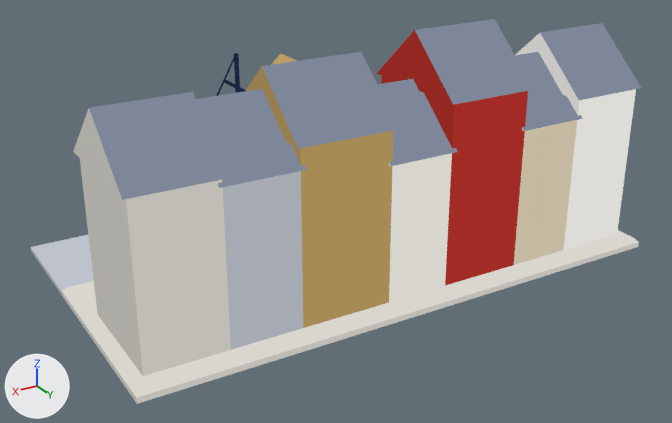
The glTF model plugins/postcard/skills/postcard/kit/art/3d/copenhagen.glb as it was, and as the next commit left it.
Both versions are drawn from a 50 mm camera at (35.7, 59.4, 33.1) aimed at (1.2, 1.9, 4.3). Arrows for +X, +Y and +Z are at lower left; the lights stay in place. The first picture is the older version. Vertices at exactly the same position are counted once.

Objects in the first picture: 'model'.
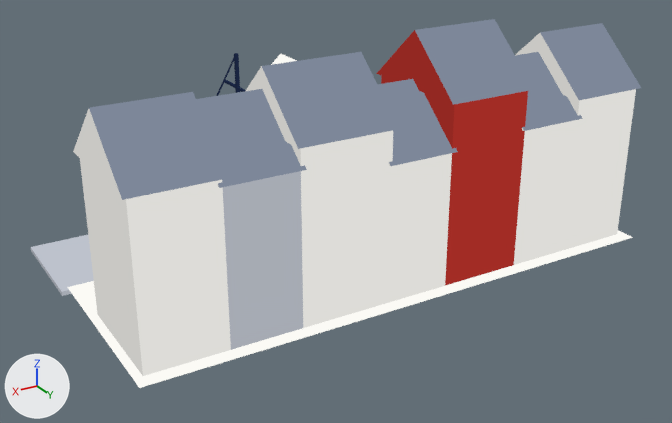
The newer file is also turned or shifted as a whole; pictures and numbers use the older file's frame.

Edits to the bpy script that builds the scene:
```text
Change mat_material_12:
    where n0 = _N.new('ShaderNodeEmission'); n0.name = 'Emission'
    n0.inputs[0].default_value: (0.561, 0.493, 0.359, 1.0) -> (0.361, 0.0252, 0.0185, 1.0)  # 'Color', beige #c5baa2 -> 'Color', red #a22c25
Change mat_material_14:
    where n0 = _N.new('ShaderNodeEmission'); n0.name = 'Emission'
    n0.inputs[0].default_value: (0.293, 0.0212, 0.0157, 1.0) -> (0.309, 0.328, 0.367, 1.0)  # 'Color', red #932822 -> 'Color', grey #979ba3
Change mat_material_15:
    where n0 = _N.new('ShaderNodeEmission'); n0.name = 'Emission'
    n0.inputs[0].default_value: (0.361, 0.0252, 0.0185, 1.0) -> (0.382, 0.405, 0.454, 1.0)  # 'Color', red #a22c25 -> 'Color', grey #a6abb4
Change mat_material_18:
    where n0 = _N.new('ShaderNodeEmission'); n0.name = 'Emission'
    n0.inputs[0].default_value: (0.678, 0.665, 0.617, 1.0) -> (0.0101, 0.0185, 0.053, 1.0)  # 'Color', light grey #d7d5ce -> 'Color', dark blue #1a2541
Change me_mesh_0:
    used by ob_model
    remove me_mesh_0.from_pydata(...)  # 726 vertices, 1112 faces, 220 loose edges; spans x -21.6..21.6, y -12.5..12.5, z 0.0..19.0
    add me_mesh_0.from_pydata(...)  # 720 vertices, 1094 faces, 213 loose edges; spans x -21.6..21.6, y -12.5..12.1, z 0.0..19.0
    me_mesh_0 part 1
    6 vertices are removed from x -21.6..21.6, y -3.5..12.5, z 0.0..0.4
    18 faces are deleted
    7 loose edges are deleted
    4 vertices in x 4.6..11.6, y -7.8, z 3.0..15.2 move by (0.0, -0.2, 0.0)
    4 vertices move within x 4.6..11.6, y -7.9, z 3.0..15.2
    me_mesh_0 part 2: 5 faces spanning x -14.9..-9.4, y 1.7..11.2, z 0.8..16.0 switch from mat_material_12 to mat_material_1
    me_mesh_0 part 3: 5 faces spanning x -9.7..-2.8, y 1.7..11.2, z 0.8..19.0 switch from mat_material_15 to mat_material_12
    me_mesh_0 part 4: 5 faces spanning x -3.1..2.2, y 1.7..11.2, z 0.8..15.5 switch from mat_material_18 to mat_material_1
    me_mesh_0 part 5: 14 faces spanning x 2.2..9.5, y 1.7..11.2, z 0.8..18.0 switch from mat_material_20 to mat_material_0
    me_mesh_0 part 6: 10 faces spanning x 1.9..9.2, y 1.7..11.2, z 0.8..18.0 switch from mat_material_21 to mat_material_1
    me_mesh_0 part 7: 6 faces spanning x 2.2..9.2, y 1.9..11.0, z 13.8..17.4 switch from mat_material_22 to mat_material_2
    me_mesh_0 part 8: 9 faces spanning x -21.6..21.6, y -12.5..11.2, z 0.0..16.5 switch from mat_material_24 to mat_material_15
    me_mesh_0 part 9: 7 faces spanning x 14.6..20.9, y 1.7..11.2, z 0.8..17.0 switch from mat_material_26 to mat_material_0
    me_mesh_0 part 10: 5 faces spanning x 14.3..20.6, y 1.7..11.2, z 0.8..17.0 switch from mat_material_27 to mat_material_1
    me_mesh_0 part 11: 4 faces spanning x -21.2..21.2, y -3.1..12.1, z 0.8..12.8 switch from mat_material_28 to mat_material_2
    remove me_mesh_0.materials.append(mat_material_23)
    remove me_mesh_0.materials.append(mat_material_25)
    remove me_mesh_0.materials.append(mat_material_29)
    remove me_mesh_0.materials.append(mat_material_30)
    remove me_mesh_0.materials.append(mat_material_31)
```

Where the change shows, as pixel boxes [x1, y1, x2, y2] in the pictures (672 x 423 px; the box of a moved part takes in the faces that stretch with it):
'model', recoloured, reshaped (lighter): before [31, 19, 641, 404]; after [31, 19, 641, 388]
part 1 of me_mesh_0, moved or reshaped: before [62, 53, 639, 404]; after [216, 53, 236, 96]
part 2 of me_mesh_0, recoloured: [514, 120, 577, 265] in both
part 3 of me_mesh_0, edited (looks the same): [445, 91, 528, 286] in both
part 4 of me_mesh_0, edited (looks the same): [389, 153, 452, 302] in both
part 5 of me_mesh_0, recoloured (lighter): [246, 66, 301, 166] in both
part 6 of me_mesh_0, recoloured (lighter): [301, 131, 393, 328] in both
part 7 of me_mesh_0, recoloured: [271, 54, 297, 65] in both
part 8 of me_mesh_0, edited (looks the same): [223, 171, 303, 350] in both
part 9 of me_mesh_0, recoloured: [73, 109, 143, 376] in both
part 10 of me_mesh_0, recoloured: [126, 180, 231, 376] in both
part 11 of me_mesh_0, recoloured: [67, 231, 633, 388] in both
